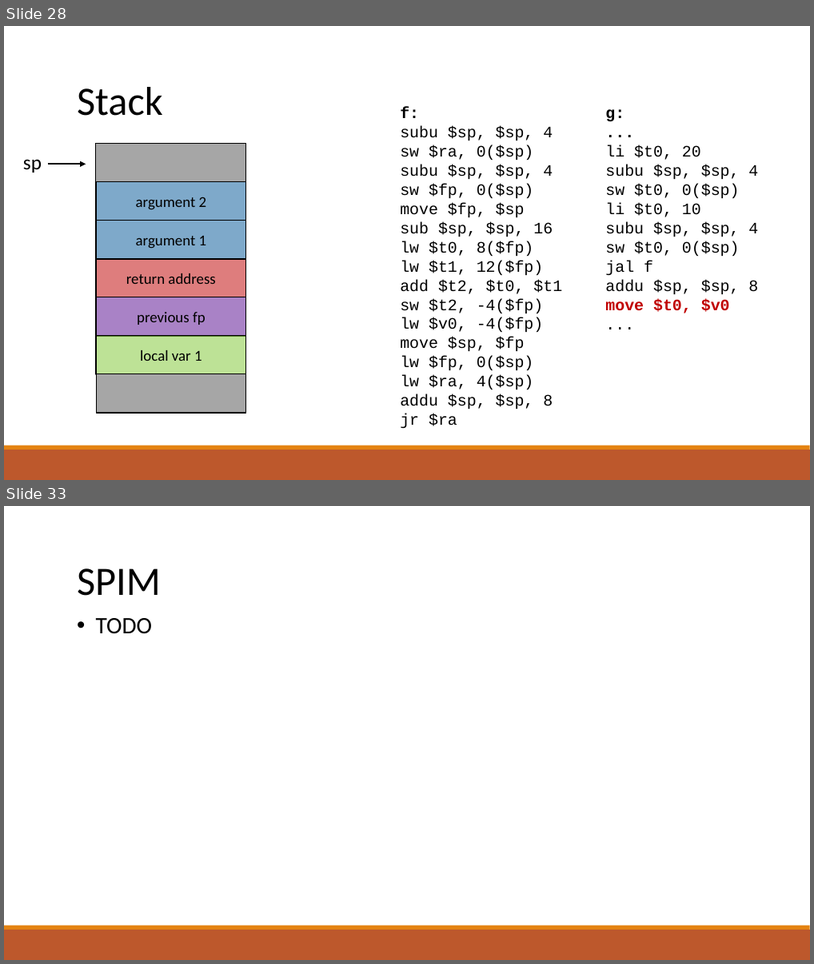
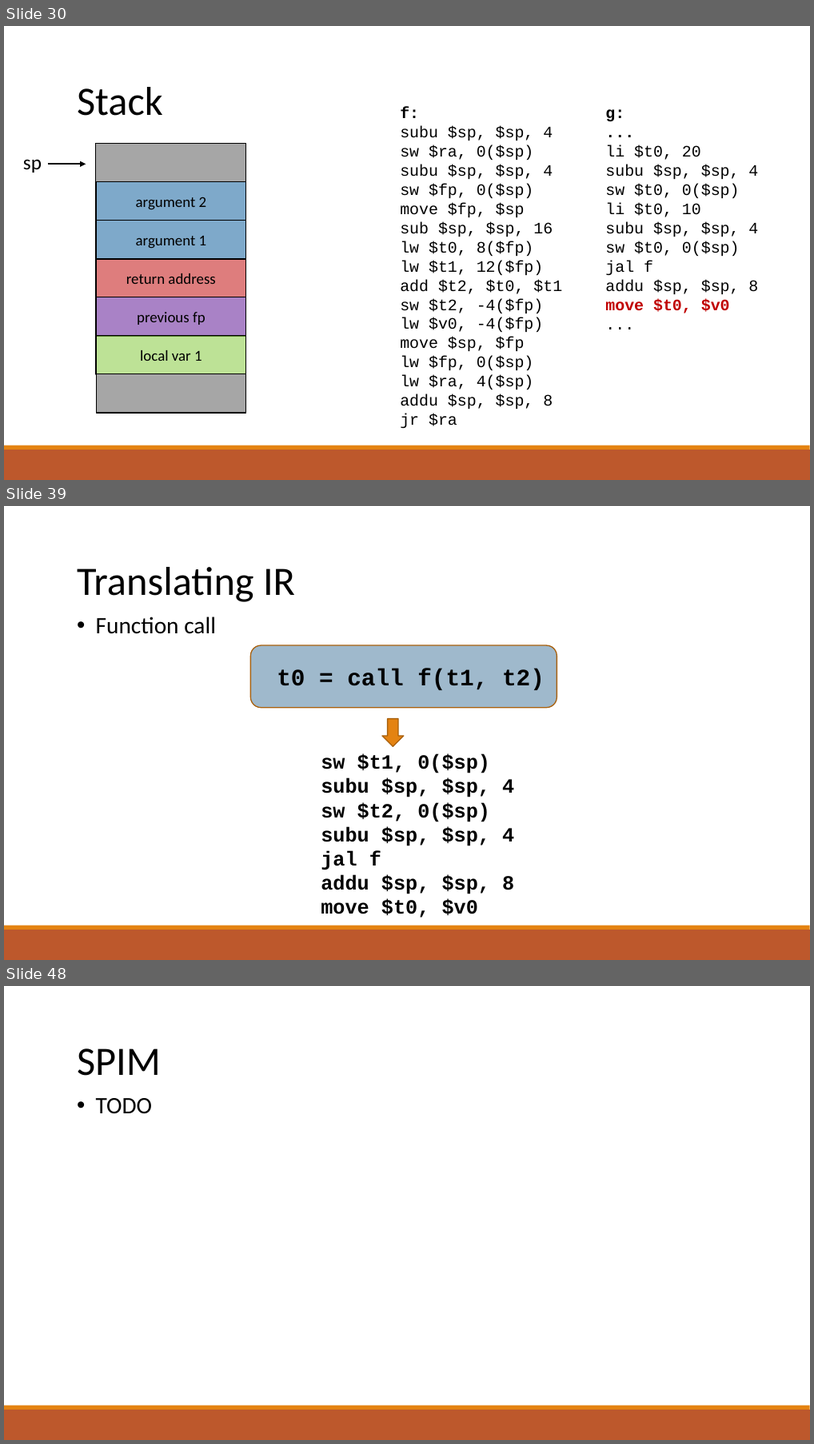
Before and after one commit to raghadzeidan/COMPILATION_TAU_FOR_STUDENTS, a slide deck: new_slides/codegen.pptx. Shown one above the other, each under a label of ours: slides 28 and 33 before the commit, slides 30, 39 and 48 after it; the slides between them are not shown. The pictures are 814x964 and 814x1444 pixels, drawn with LibreOffice and Linux fonts; fonts in the diff are those of the drawing. Boxes give left, top, right and bottom in pixels: in the first picture for what was removed or moved away, otherwise in the second. Text is boxed around its words. In the diff, an @@ line names an element or a change of style, - is before the commit and + after.

```diff
--- a/new_slides/codegen.pptx
+++ b/new_slides/codegen.pptx
@@ slide 39 added at (4, 506, 810, 960), background #FFFFFF; not listed: 2 template elements that a slide beside it also shows @@
@@ text added at (77, 567, 295, 602), 48 pt, text #000000 @@
+Translating IR
@@ text added at (96, 616, 216, 634), 28 pt, text #000000 @@
+• Function call
@@ rounded rectangle added at (251, 645, 558, 708), fill #40749B at 50% opacity, outline #A9610D 1.25 pt, 28 pt, text #000000, bold @@
+t0 = call f(t1, t2)
@@ down arrow added at (382, 718, 405, 746), fill #E48312, outline #A9610D 1.25 pt @@
@@ text added at (321, 754, 514, 917), 24 pt, text #000000, bold @@
+sw $t1, 0($sp)
+subu $sp, $sp, 4
+sw $t2, 0($sp)
+subu $sp, $sp, 4
+jal f
+addu $sp, $sp, 8
+move $t0, $v0
@@ what was slide 28 is now slide 30 @@
@@ what was slide 33 is now slide 48 @@
```
Also in this commit, not shown: 1 slide changed, 18 other slides added, 3 slides removed, 1 other file.
